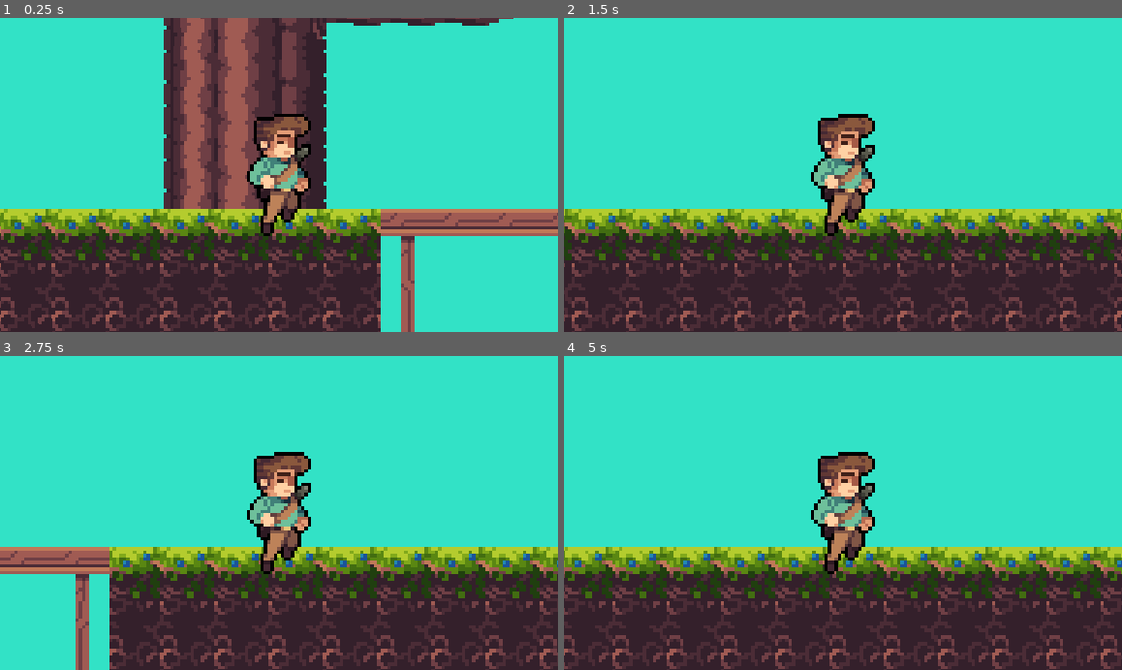
Above: before the commit, frames 1-4 (two rows, left to right).
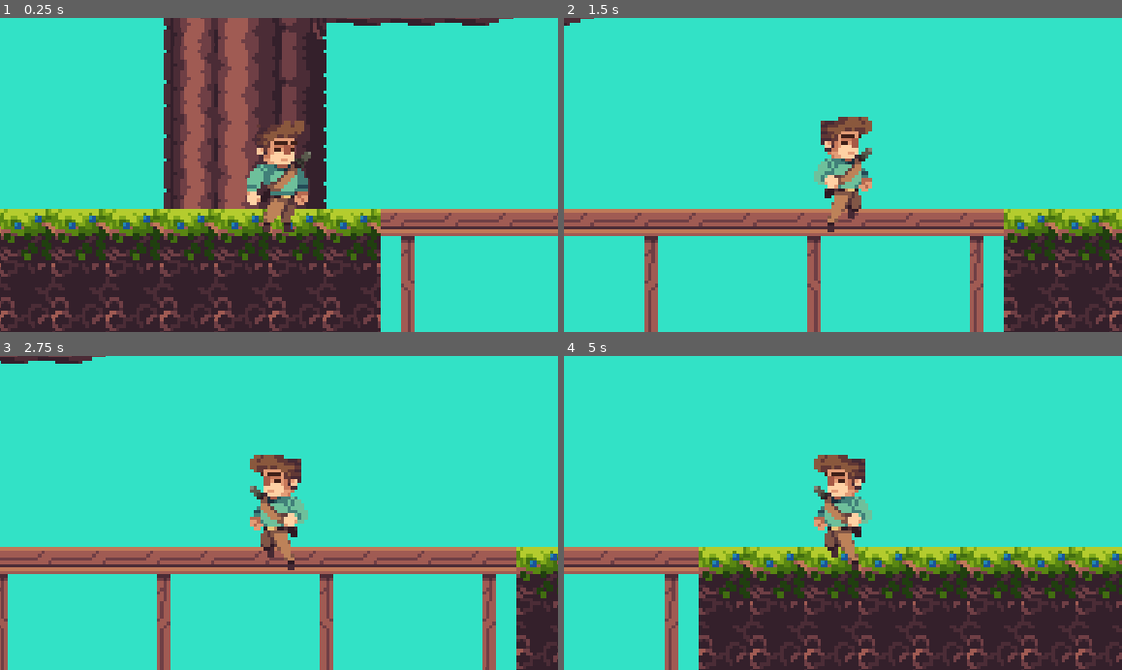
Above: after the commit, the same moments.

Repository: Blhamon055/SEPractPrecip
Game: Godot game, scene res://Main.tscn
Same seed, same stepped clock (60 frames per second), same inputs: the game is played once before the commit and once after it.
Inputs (mouse positions are in pixels of both pictures, inside the frame that each line leads up to):
- Up to frame 1 (0.25 s): no input
- Up to frame 2 (1.5 s): tap Enter (ui_accept) at 0.5, 0.77 s; move the mouse to (614, 55) at 0.52 s; hold Right (ui_right) from 0.53 s (still down); click (614, 55) at 0.67 s; move the mouse to (731, 190) at 1.27 s
- Up to frame 3 (2.75 s): tap Enter (ui_accept) at 1.52 s; move the mouse to (334, 443) at 2.02 s; release Right (ui_right) at 2.03 s; hold Left (ui_left) from 2.03 s (still down)
- Up to frame 4 (5 s): move the mouse to (815, 575) at 2.77 s; release Left (ui_left) at 2.78 s; hold Right (ui_right) 2.78-4.28 s; click (815, 575) at 2.92 s; tap Enter (ui_accept) at 3.02, 3.77, 4.52 s; move the mouse to (1010, 560) at 3.52 s; move the mouse to (675, 465) at 4.27 s; hold Left (ui_left) from 4.28 s (still down)

The runs differ from the first frame. In frame 1, 2.5% of the frame differs, in the area x 44-56%, y 30-70%; in frame 2, 34%, in the area x 0-100%, y 0-100%; in frame 3, 33%; in frame 4, 24%.

Commit message:
Changes made to the Animation

Diff:
--- a/Precipitation Minigame/CharacterBody2D.gd
+++ b/Precipitation Minigame/CharacterBody2D.gd
@@ -1,7 +1,7 @@
 extends CharacterBody2D
 
 
-const SPEED = 300.0
+const SPEED = 150.0
 const JUMP_VELOCITY = -300.0
 
 # Get the gravity from the project settings to be synced with RigidBody nodes.
@@ -31,6 +31,7 @@
 """
 
 func _physics_process(delta):
+	var velocityOG = velocity
 	# Add the gravity.
 	velocity.y += gravity * delta
 
@@ -38,9 +39,25 @@
 	if Input.is_action_just_pressed("ui_up"):
 		if is_on_floor():
 			velocity.y = JUMP_VELOCITY
+			if Input.is_action_just_pressed("ui_up"):
+				$AnimatedSprite2D.play("Jump")
+			if Input.is_action_just_released("ui_up"):
+				$AnimatedSprite2D.stop()
+
+	if !Input.is_anything_pressed():
+		$AnimatedSprite2D.play("Idle")
 
 	# Get the input direction.
 	var direction = Input.get_axis("ui_left", "ui_right")
 	velocity.x = direction * SPEED
-
+	if Input.is_action_just_pressed("ui_left"):
+		$AnimatedSprite2D.play("WalkF")
+		$AnimatedSprite2D.flip_h = true;
+	if Input.is_action_just_pressed("ui_right"):
+		$AnimatedSprite2D.play("WalkF")
+		$AnimatedSprite2D.flip_h = false;
+	if Input.is_action_just_released("ui_right"):
+		$AnimatedSprite2D.stop()
+	if Input.is_action_just_released("ui_left"):
+		$AnimatedSprite2D.stop()
 	move_and_slide()
--- a/Precipitation Minigame/Main.tscn
+++ b/Precipitation Minigame/Main.tscn
@@ -1,10 +1,14 @@
-[gd_scene load_steps=15 format=3 uid="uid://bhqja1j74crl5"]
+[gd_scene load_steps=19 format=3 uid="uid://bhqja1j74crl5"]
 
 [ext_resource type="Texture2D" uid="uid://bgdqdv2pqkgv" path="res://Assets/Legacy_Adventure_Pack/Assets/Assets.png" id="1_aajq6"]
 [ext_resource type="Script" path="res://CharacterBody2D.gd" id="2_3xli8"]
+[ext_resource type="Texture2D" uid="uid://cb6r7rb2ic7vg" path="res://Assets/Jungle Asset Pack/Jungle Asset Pack/Character/sprites/landingF.png" id="4_614ld"]
 [ext_resource type="Texture2D" uid="uid://dsj5sxmrat1up" path="res://Assets/Jungle Asset Pack/Jungle Asset Pack/Chacter with outline/sprites/jump outline.png" id="4_ju3u1"]
-[ext_resource type="Texture2D" uid="uid://bce8pstp7gkwf" path="res://Assets/Jungle Asset Pack/Jungle Asset Pack/Chacter with outline/sprites/landing outline.png" id="5_3pn5o"]
 [ext_resource type="PackedScene" path="res://hud.tscn" id="5_34rhp"]
+[ext_resource type="Texture2D" uid="uid://dm5mc647uiwu0" path="res://Assets/Jungle Asset Pack/Jungle Asset Pack/Character/sprites/idle.png" id="5_m1vsr"]
+[ext_resource type="Texture2D" uid="uid://caj05cpjgwemx" path="res://Assets/Jungle Asset Pack/Jungle Asset Pack/Character/sprites/jump.png" id="5_utydl"]
+[ext_resource type="Texture2D" uid="uid://cvfxn45bmov12" path="res://Assets/Jungle Asset Pack/Jungle Asset Pack/Character/sprites/mid airF.png" id="6_1qpea"]
+[ext_resource type="Texture2D" uid="uid://dnpktlhgwyy2u" path="res://Assets/Jungle Asset Pack/Jungle Asset Pack/Character/sprites/runF.png" id="7_luis0"]
 
 [sub_resource type="TileSetAtlasSource" id="TileSetAtlasSource_vu3fi"]
 texture = ExtResource("1_aajq6")
@@ -3067,13 +3071,40 @@
 animations = [{
 "frames": [{
 "duration": 1.0,
-"texture": ExtResource("4_ju3u1")
+"texture": ExtResource("4_614ld")
+}],
+"loop": true,
+"name": &"Fall",
+"speed": 5.0
+}, {
+"frames": [{
+"duration": 1.0,
+"texture": ExtResource("5_m1vsr")
+}],
+"loop": true,
+"name": &"Idle",
+"speed": 5.0
+}, {
+"frames": [{
+"duration": 1.0,
+"texture": ExtResource("5_utydl")
 }, {
 "duration": 1.0,
-"texture": ExtResource("5_3pn5o")
+"texture": ExtResource("6_1qpea")
 }],
 "loop": true,
-"name": &"Walk",
+"name": &"Jump",
+"speed": 5.0
+}, {
+"frames": [{
+"duration": 1.0,
+"texture": ExtResource("5_utydl")
+}, {
+"duration": 1.0,
+"texture": ExtResource("7_luis0")
+}],
+"loop": true,
+"name": &"WalkF",
 "speed": 5.0
 }]
 
@@ -3115,6 +3146,6 @@
 
 [node name="AnimatedSprite2D" type="AnimatedSprite2D" parent="CharacterBody2D"]
 sprite_frames = SubResource("SpriteFrames_d82c5")
-animation = &"Walk"
+animation = &"Idle"
 
 [node name="HUD" parent="." instance=ExtResource("5_34rhp")]
Binary file added: Precipitation Minigame/Assets/Jungle Asset Pack/Jungle Asset Pack/Chacter with outline/sprites/run.gif
Binary file added: Precipitation Minigame/Assets/Jungle Asset Pack/Jungle Asset Pack/Character/sprites/idle.png
Not shown, added: Precipitation Minigame/Assets/Jungle Asset Pack/Jungle Asset Pack/Character/sprites/idle.png.import
Renamed: Precipitation Minigame/Assets/Jungle Asset Pack/Jungle Asset Pack/Character/sprites/landing.png -> Precipitation Minigame/Assets/Jungle Asset Pack/Jungle Asset Pack/Character/sprites/landingF.png
Not shown, added: Precipitation Minigame/Assets/Jungle Asset Pack/Jungle Asset Pack/Character/sprites/landingF.png.import
Binary file added: Precipitation Minigame/Assets/Jungle Asset Pack/Jungle Asset Pack/Character/sprites/landingR.png
Not shown, added: Precipitation Minigame/Assets/Jungle Asset Pack/Jungle Asset Pack/Character/sprites/landingR.png.import
Binary file added: Precipitation Minigame/Assets/Jungle Asset Pack/Jungle Asset Pack/Character/sprites/ledge grab.png
Not shown, added: Precipitation Minigame/Assets/Jungle Asset Pack/Jungle Asset Pack/Character/sprites/ledge grab.png.import
Not shown, added: Precipitation Minigame/Assets/Jungle Asset Pack/Jungle Asset Pack/Character/sprites/mid air.png.import
Binary file added: Precipitation Minigame/Assets/Jungle Asset Pack/Jungle Asset Pack/Character/sprites/mid airF.png
Not shown, added: Precipitation Minigame/Assets/Jungle Asset Pack/Jungle Asset Pack/Character/sprites/mid airF.png.import
(and 9 more such lines)
